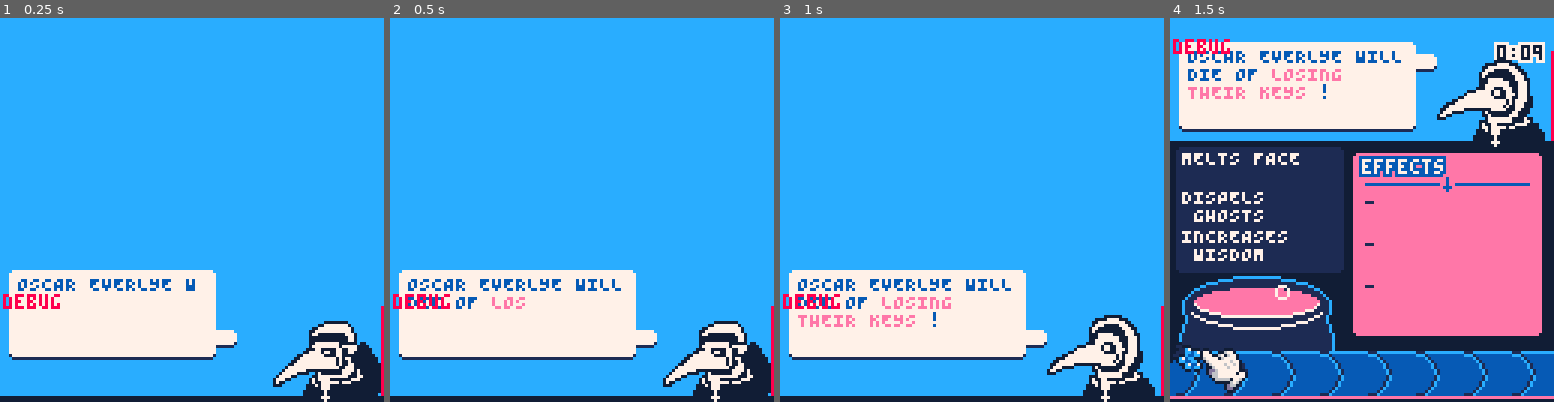
Above: before the commit, frames 1-4 (left to right).
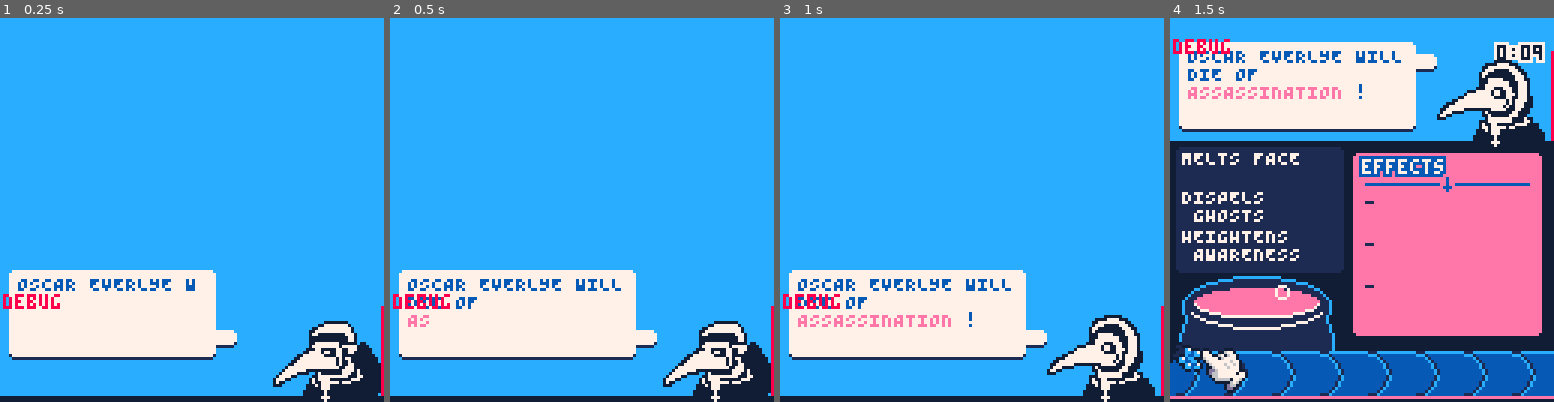
Above: after the commit, the same moments.

Repository: Yolwoocle/minijam_112
Game: PICO-8 cartridge minijam112.p8
Same seed, same stepped clock (60 frames per second), same inputs: the game is played once before the commit and once after it.
Inputs:
- Up to frame 1 (0.25 s): no input
- Up to frame 2 (0.5 s): tap X (X key) at 0.33 s
- Up to frame 3 (1 s): tap O (Z key) at 0.7 s
- Up to frame 4 (1.5 s): tap X (X key) at 1.07 s

Frame 1 is identical in both runs. In frame 2, 0.2% of the frame differs, in the area x 4-36%, y 72-81%; in frame 3, 0.9%; in frame 4, 1.5%, in the area x 3-50%, y 13-64%.

Commit message:
Update minijam112.p8

Diff:
--- a/minijam112.p8
+++ b/minijam112.p8
@@ -1122,7 +1122,7 @@
 	"AN ARROW TO THE KNEE|INCREASE COORDINATION",
 	"SINKING IN QUICKSANT|MAKES YOU FLOAT",
 	"ASSASSINATION|RAISES SEX APPEAL,HEIGHTENS AWARENESS,INSTILLS PARANOIA",
-	"A HUNTING ACCIDENT|QUICKENS REACTIONS,HEIGHTENS AWARENESS",
+	"A HUNTING ACCIDENT|QUICKENS REACTIONS,HEIGHTENS AWARENESS,GLOWS IN THE DARK",
 	"A BROKEN HEART|HIGH IN VITAMIN C,LOWERS CHOLESTEROL,RAISES SEX APPEAL,RELEASES PHEROMONES,FACILITATES CONFIDENCE,HARDENS SKIN",
 	"BAD BODY ODOUR|RELEASES PHEROMONES,HIGH IN VITAMIN C,INCREASES CHARISMA,HARDENS SKIN,REMOVES TASTE,TASTES OF CITRUS",
 	"LOW BLOOD PRESSURE|LOWERS CHOLESTEROL,HIGH IN VITAMIN C",
@@ -1145,14 +1145,13 @@
 	"A FIREBALL|INCREASES FIRE RES,HARDENS SKIN",
 	"A SUDDEN STROKE|LOWERS CHOLESTEROL,INSTANT DEATH",
 	"OLD AGE|LOWERS CHOLESTEROL,HARDENS LIVER,RAISES HP",
-	"NO INTERNET|EMITS 5G SIGNAL",
 	"BOREDOM|TURNS INTO A SWORD,INSTANT DEATH,INSTILLS PARANOIA,JUST GETS YOU STONED,EMITS 5G SIGNAL,AMPLIFIES TINNITUS,TURNS URINE GREEN,SETS YOU ON FIRE,REJUVENATES HAIR GROWTH,FINDS KEYS",
 	"AGGRESSIVE SEALIFE|INCREASES STRENGTH,FACILITATES CONFIDENCE",
 	"HUNGER|SUMMONS GIANT PEACH,FACILITATES DIGESTION,HIGH IN VITAMIN C,REMOVES TASTE,TASTES OF ORANGE,JUST GETS YOU STONED",
 	"NOT BEING TO HANDLE OUR STRONGEST POTION|TURNS INTO DRAGON,RAISES HP,INCREASES MAGIC,INCREASES RESISTANCE,INCREASES STRENGTH,FACILITATES DIGESTION,",
 	"DISCOVERING DYNAMITE|INCREASES RESISTANCE,RAISES HP,STRENGTHENS BONE MARROW,HARDENS SKIN",
 	"CONSTIPATION|FACILITATES DIGESTION,TURNS INTO A TOAD",
-	"POVERTY|INCREASES INTELLIGENCE,TURNS INTO A TOAD,INCREASES CHARISMA,FACILITATES CONFIDENCE",
+	"POVERTY|INCREASES INTELLIGENCE,TURNS INTO A TOAD,INCREASES CHARISMA,FACILITATES CONFIDENCE,FIGHTS POVERTY",
 	"BEING UGLY|INCREASES STEALTH,INCREASES CHARISMA,JUST GETS YOU STONED",
 }
 
